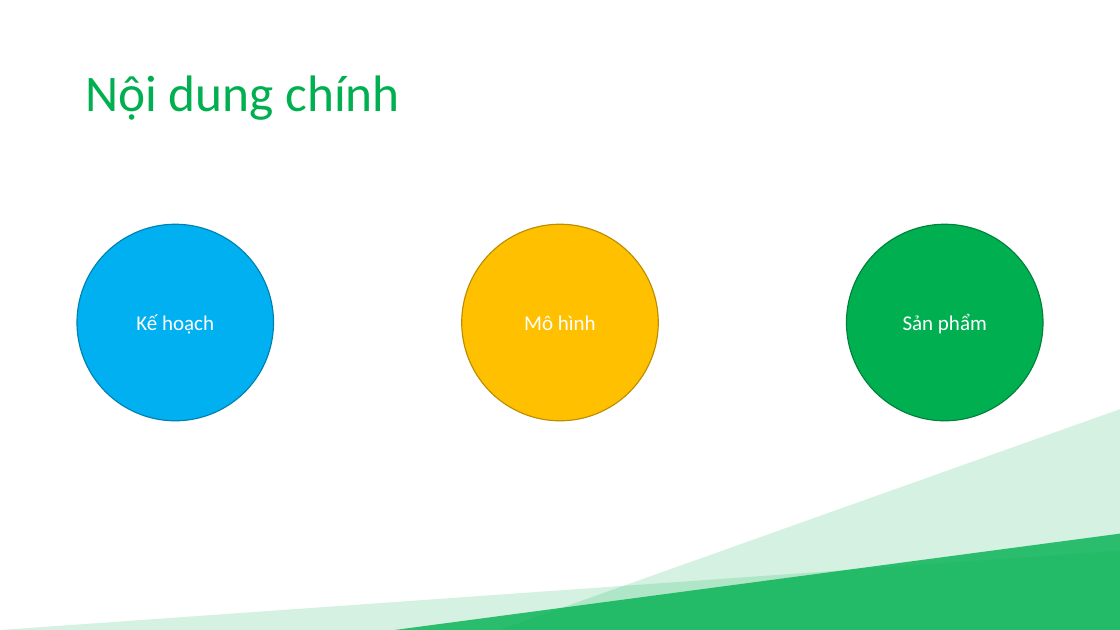
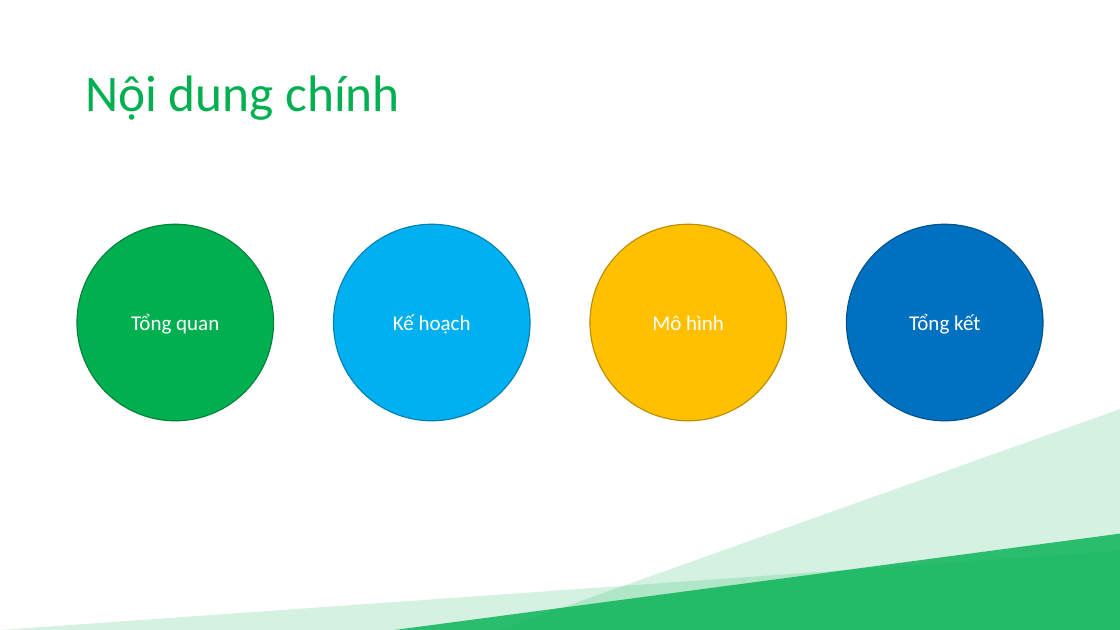
Before and after one commit to duduct/NienLuan4, a slide deck: slide 2 of docs/NL04_Báo cáo niên luận.pptx. Drawn at 1120x630 pixels with LibreOffice and Linux fonts; fonts in the diff are those of the drawing. Boxes give left, top, right and bottom in pixels: in the first picture for what was removed or moved away, otherwise in the second. Text is boxed around its words. In the diff, an @@ line names an element or a change of style, - is before the commit and + after.

```diff
--- a/docs/NL04_Báo cáo niên luận.pptx
+++ b/docs/NL04_Báo cáo niên luận.pptx
@@ ellipse added at [77,224,274,421], fill #00B050, outline #00823B 1 pt, 18 pt, text #FFFFFF @@
+Tổng quan
@@ ellipse "Kế hoạch": place and size @@
-ellipse "Kế hoạch" at [77,224,274,421]
+ellipse "Kế hoạch" at [334,224,530,421]
@@ ellipse "Mô hình": place and size @@
-ellipse "Mô hình" at [462,224,659,421]
+ellipse "Mô hình" at [590,224,786,421]
@@ ellipse "Tổng kết" at [847,224,1044,421]: fill #00B050 to #0070C0; outline #00823B 1 pt to #00538E 1 pt @@
@@ text in ellipse at [909,313,980,334]: text changed @@
-Sản phẩm
+Tổng kết
```
Also in this commit, not shown: 4 other slides changed, 1 slide added, 1 slide removed, 9 other files.
